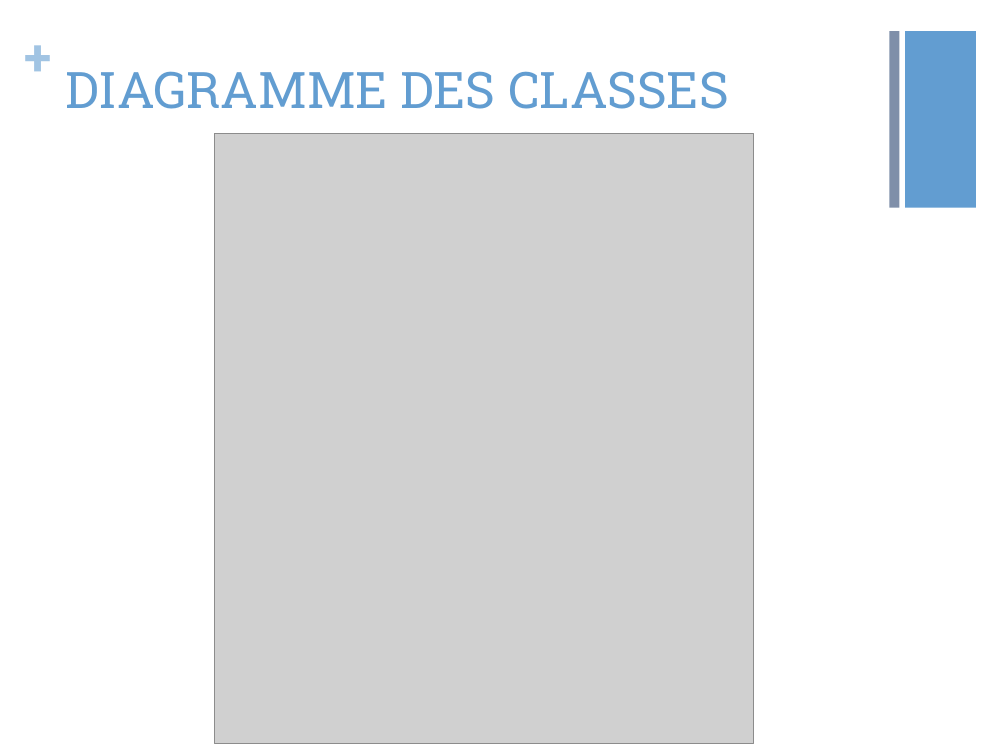
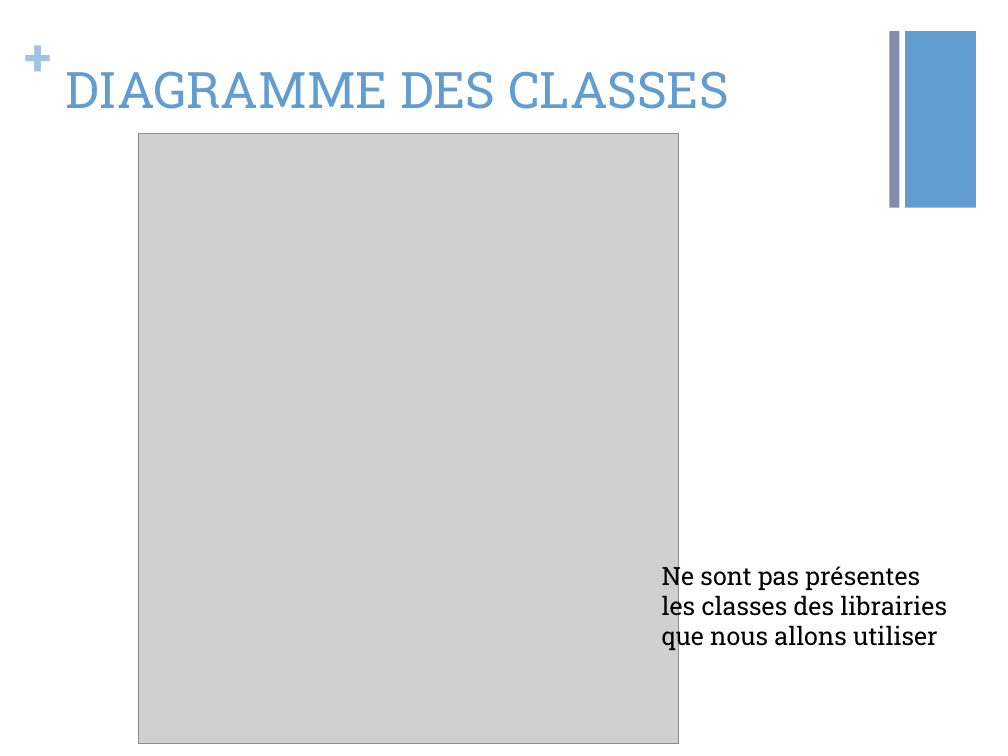
Before and after one commit to vibiscus/python, a slide deck: slide 6 of Presentation 29 avril V2.pptx (slide 4 before the commit). Drawn at 1008x756 pixels with LibreOffice and Linux fonts; fonts in the diff are those of the drawing; grey boxes stand for pictures. Boxes give left, top, right and bottom in pixels: in the first picture for what was removed or moved away, otherwise in the second. Text is boxed around its words. In the diff, an @@ line names an element or a change of style, - is before the commit and + after.

```diff
--- a/Presentation 29 avril V2.pptx
+++ b/Presentation 29 avril V2.pptx
@@ picture: place and size @@
-picture at <box>214,134,753,744</box>
+picture at <box>138,134,677,744</box>
@@ text added at <box>662,562,947,651</box>, 18 pt, text #000000 @@
+Ne sont pas présentes
+les classes des librairies
+que nous allons utiliser
```
Also in this commit, not shown: 4 other slides changed, 2 slides added, 1 other file.
